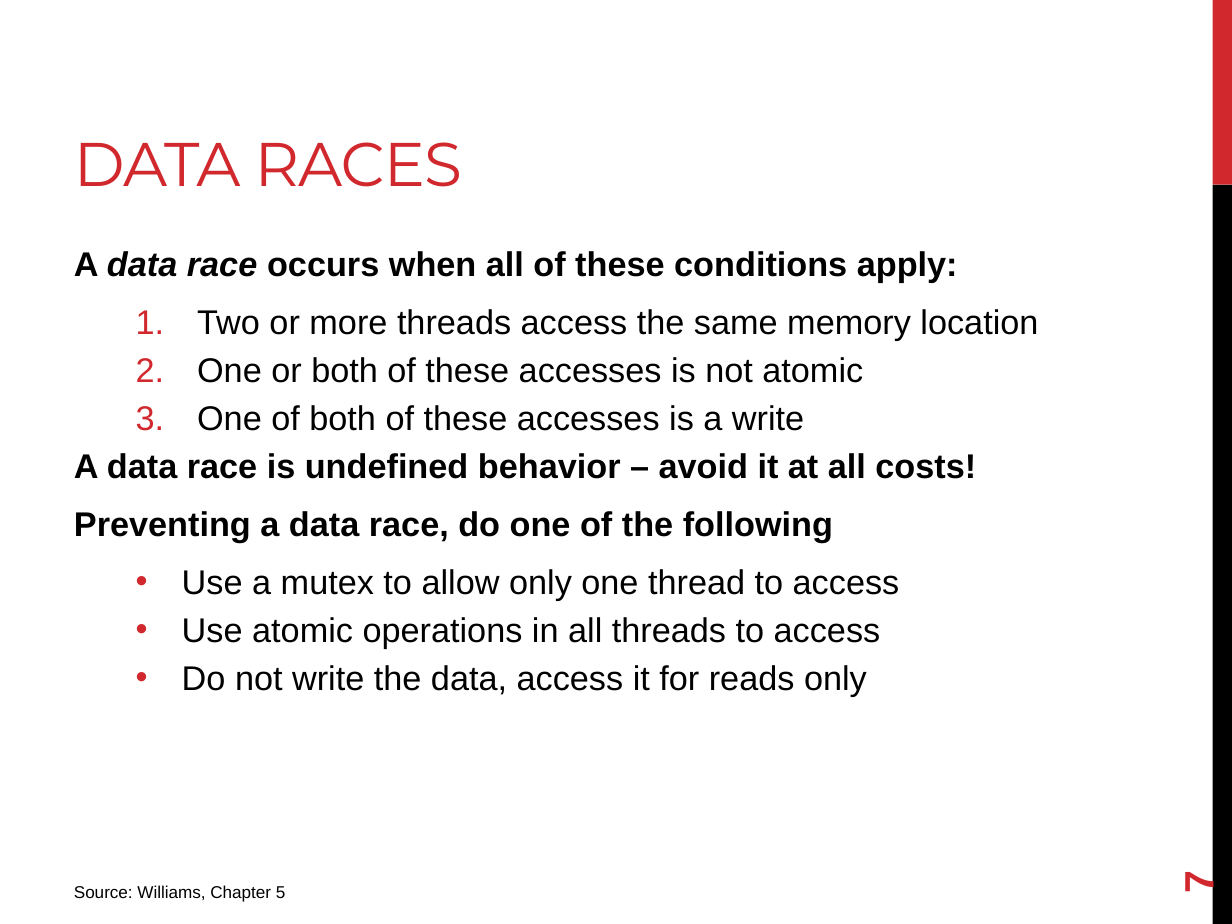
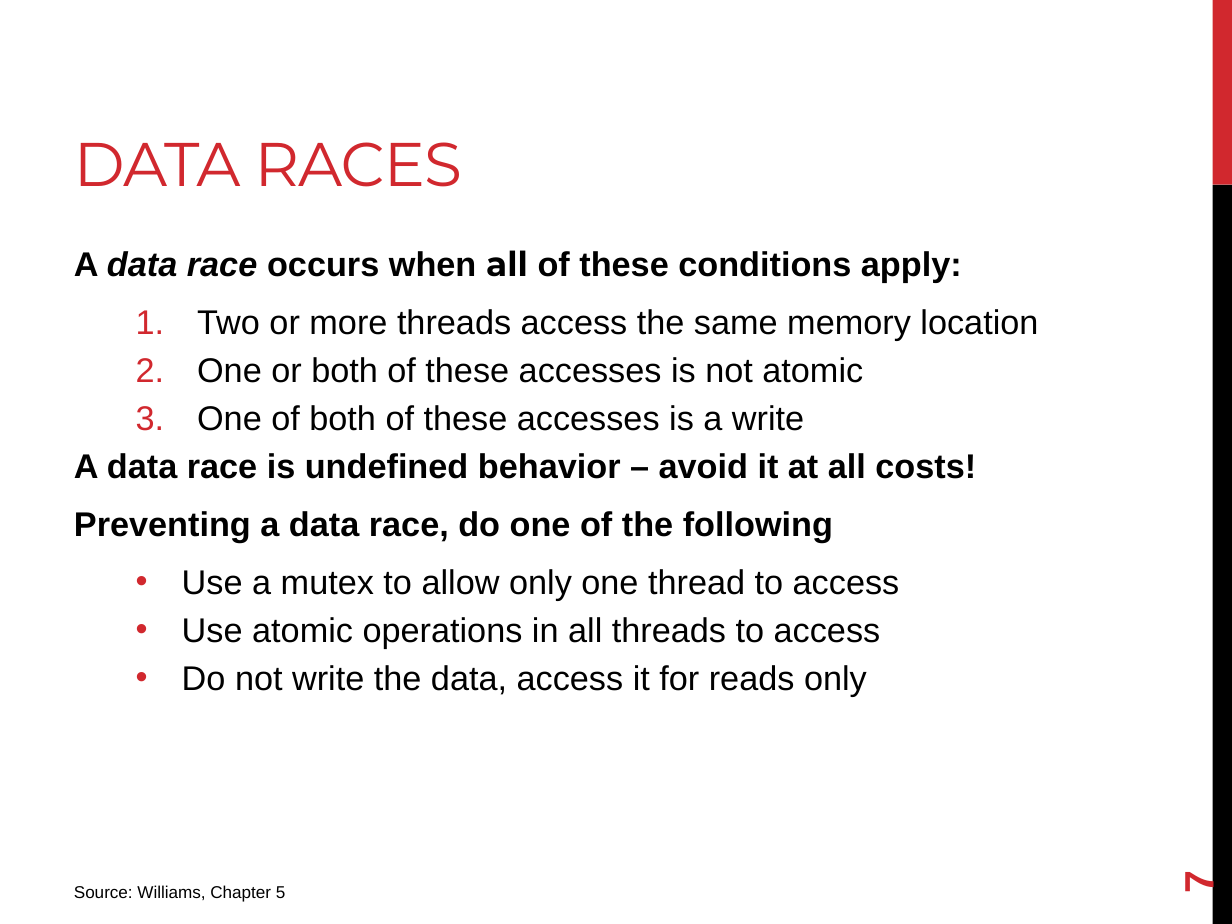
Before and after one commit to joshpeterson/DevelopingConcurrentSoftware, a slide deck: slide 7 of Lectures/Atomics/Atomics.pptx. Drawn at 1232x924 pixels with LibreOffice and Linux fonts; fonts in the diff are those of the drawing. Boxes give left, top, right and bottom in pixels: in the first picture for what was removed or moved away, otherwise in the second. Text is boxed around its words. In the diff, an @@ line names an element or a change of style, - is before the commit and + after.

```diff
--- a/Lectures/Atomics/Atomics.pptx
+++ b/Lectures/Atomics/Atomics.pptx
@@ text at (74, 250, 962, 283): font Arial to Montserrat in "all" @@
```
Also in this commit, not shown: 2 other slides changed, 4 slides added, 4 other files.
